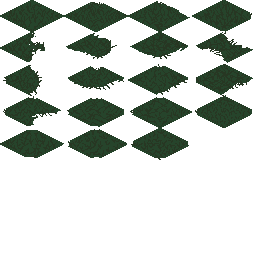
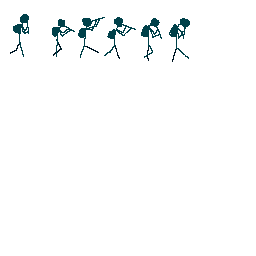
Comparing the layer stacks of the two 256x256 images. Changes:
hid group "Tiles" (5 layers) over (0, 0, 253, 160)
showed group "Enemies" (2 layers) over (5, 9, 241, 65)
showed "Kokopelli", painted on it over (10, 14, 190, 62)
